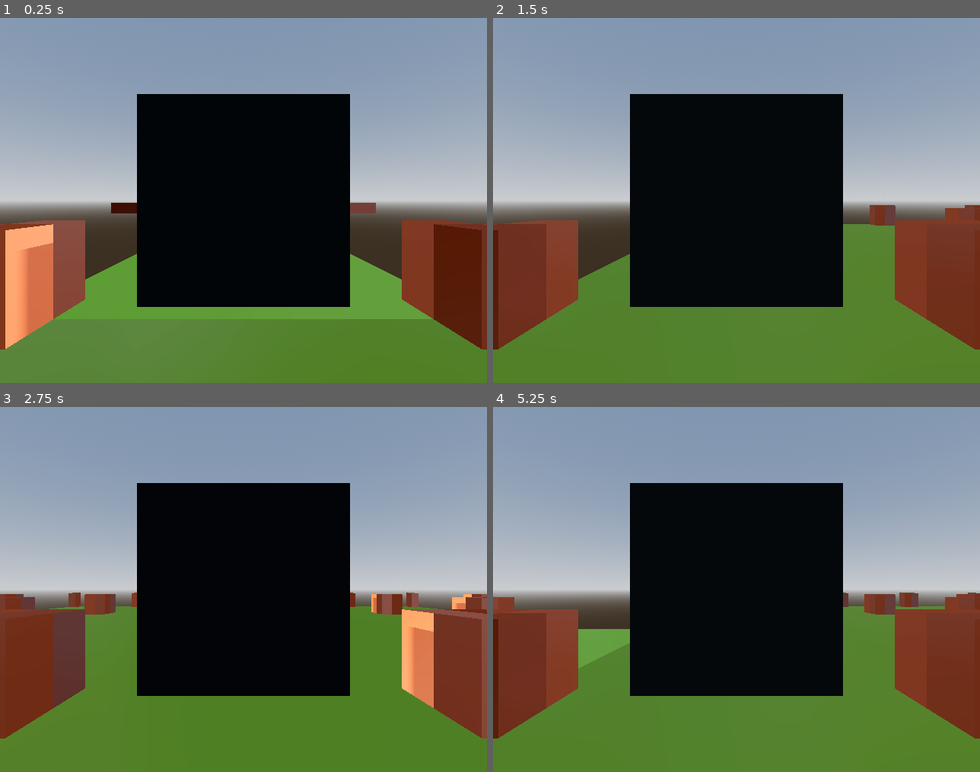
Above: before the commit, frames 1-4 (two rows, left to right).
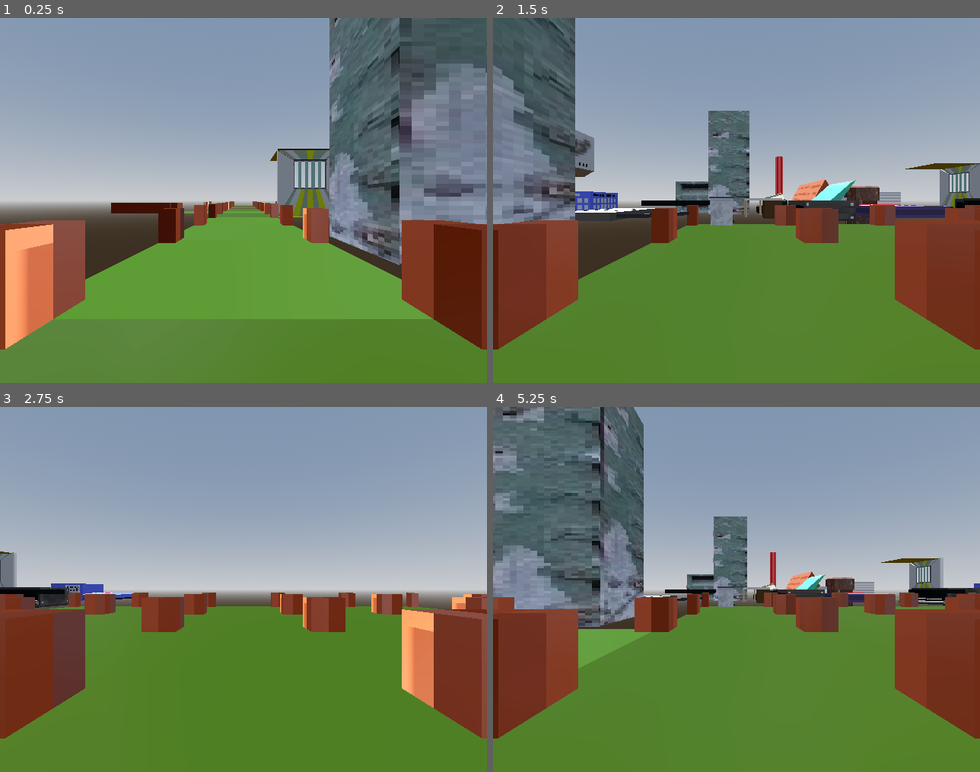
Above: after the commit, the same moments.

Repository: IsaacS2/Movie-the-game-the-jam
Game: Godot game, scene res://scenes/main_level.tscn
Two runs of this game, one before a commit and one after it. Both use one fixed random seed, a clock stepped at 60 frames per second and the inputs below. The engine's default icon, where the game draws it, is replaced by a stand-in: a white triangle on a blue panel in a dark square.
Inputs (mouse positions are in pixels of both pictures, inside the frame that each line leads up to):
- Up to frame 1 (0.25 s): no input
- Up to frame 2 (1.5 s): tap Enter (ui_accept) at 0.5, 0.77, 0.8, 1.07, 1.25 s; move the mouse to (843, 182) at 0.52 s; hold Right (ui_right) 0.53-1.25 s; hold K 0.53-1.25 s; click (843, 182) at 0.67 s; drag from (639, 218) to (712, 273) at 1.27 s
- Up to frame 3 (2.75 s): tap Enter (ui_accept) at 2, 2.3 s; move the mouse to (292, 509) at 2.02 s; hold Right (ui_right) from 2.03 s (still down); hold K from 2.03 s (still down)
- Up to frame 4 (5.25 s): release Right (ui_right) at 2.75 s; release K at 2.75 s; tap Enter (ui_accept) at 2.75, 3.5, 3.6, 3.77, 4.07, 4.25 s; drag from (712, 662) to (590, 534) at 2.77 s; move the mouse to (882, 644) at 3.52 s; hold Left (ui_left) 3.53-4.25 s; drag from (590, 534) to (663, 498) at 4.27 s; move the mouse to (760, 589) at 5.02 s; hold Down (ui_down) from 5.03 s (still down); hold K from 5.03 s (still down); click (760, 589) at 5.17 s

The runs differ from the first frame. In frame 1, 43% of the frame differs, in the area x 28-100%, y 0-80%; in frame 2, 38%; in frame 3, 27%; in frame 4, 43%, in the area x 0-100%, y 0-80%.

Commit message:
Adds basic switch from 2d to 3d gameplay
When the player reaches the tile at the right of the alley, after the long hall, they'll be a prompt to press SPACE to begin hacking. Afterwards, the hacking minigame will be displayed. The player must press any keyboard inputs to begin filling in the passcode to complete the minigame. Afterwards, the minigame will end and the player will return to the main 3d world.

Diff:
--- a/project.godot
+++ b/project.godot
@@ -58,5 +58,6 @@
 
 [rendering]
 
+textures/canvas_textures/default_texture_filter=0
 renderer/rendering_method="gl_compatibility"
 renderer/rendering_method.mobile="gl_compatibility"
--- a/scenes/main_level.tscn
+++ b/scenes/main_level.tscn
@@ -8,6 +8,27 @@
 [ext_resource type="PackedScene" uid="uid://cagyt83b2dyf5" path="res://scenes/hacking_space.tscn" id="4_k5pu3"]
 [ext_resource type="Script" uid="uid://c8u77arlgrtue" path="res://scripts/button.gd" id="5_djt6b"]
 [ext_resource type="PackedScene" uid="uid://cobxg2ygsalwh" path="res://models/ServerDoor.gltf" id="7_u2c82"]
+[ext_resource type="PackedScene" uid="uid://bfs7bfeyw4slp" path="res://models/Keyboard_Model.gltf" id="9_iycfq"]
+[ext_resource type="PackedScene" uid="uid://byie1sjpywlxi" path="res://models/Keycard.gltf" id="10_rcrbw"]
+[ext_resource type="PackedScene" uid="uid://coag1knxd3v74" path="res://models/Keypad.gltf" id="11_c88u2"]
+[ext_resource type="PackedScene" uid="uid://b6ql4bl1258yb" path="res://models/Laser.gltf" id="12_gr2jy"]
+[ext_resource type="PackedScene" uid="uid://5c2e4xc8tfr0" path="res://models/MilkCrate.gltf" id="13_3iae7"]
+[ext_resource type="PackedScene" uid="uid://dhjso6dx3hyj4" path="res://models/Monitor.gltf" id="14_cycrt"]
+[ext_resource type="PackedScene" uid="uid://b136if0dw0uen" path="res://models/NamePlate.gltf" id="15_pfmml"]
+[ext_resource type="PackedScene" uid="uid://dox1e0mtojwpc" path="res://models/OfficePhone.gltf" id="16_7ul7a"]
+[ext_resource type="PackedScene" uid="uid://cjbc24rn886u8" path="res://models/paperStack.gltf" id="17_kxeow"]
+[ext_resource type="PackedScene" uid="uid://dvccg44pmyi2c" path="res://models/pipe_end.gltf" id="18_gwyuf"]
+[ext_resource type="PackedScene" uid="uid://1vi1i2qp5gfy" path="res://models/Printer.gltf" id="19_yl4j0"]
+[ext_resource type="PackedScene" uid="uid://db3me3s7oy81q" path="res://models/Recorder.gltf" id="20_hdbb3"]
+[ext_resource type="PackedScene" uid="uid://do56iecnwq2h6" path="res://models/Server_Box.gltf" id="21_uxuvg"]
+[ext_resource type="PackedScene" uid="uid://drq3bb4kar751" path="res://models/Closed_FilingCab.gltf" id="22_eokwq"]
+[ext_resource type="PackedScene" uid="uid://cya82h0wsf07c" path="res://models/CornerDesk.gltf" id="23_nk5s2"]
+[ext_resource type="PackedScene" uid="uid://hqmby83fkmb7" path="res://models/Desk.gltf" id="24_xgm4f"]
+[ext_resource type="PackedScene" uid="uid://dn1vvoypy6rdg" path="res://models/Fax.gltf" id="25_gvvxt"]
+[ext_resource type="PackedScene" uid="uid://qtfdlcmiyx0h" path="res://models/Filing_Cabinet.gltf" id="26_qdukv"]
+[ext_resource type="PackedScene" uid="uid://ds13wh2e7drv1" path="res://models/Fire_Alarm.gltf" id="27_nstfs"]
+[ext_resource type="PackedScene" uid="uid://bfljt63sb28v" path="res://models/FloppyD.gltf" id="28_urjsn"]
+[ext_resource type="PackedScene" uid="uid://blar2hj37q8fr" path="res://models/Green_Exitsign.gltf" id="29_njqd0"]
 
 [sub_resource type="StandardMaterial3D" id="StandardMaterial3D_yyih8"]
 
@@ -42,14 +63,40 @@
 script = ExtResource("2_bdrgs")
 facility = NodePath("../Facility")
 
+[node name="Control" type="Control" parent="PlayerCamera"]
+layout_mode = 3
+anchors_preset = 0
+
+[node name="Label" type="Label" parent="PlayerCamera/Control"]
+visible = false
+z_index = 100
+layout_mode = 1
+anchors_preset = 8
+anchor_left = 0.5
+anchor_top = 0.5
+anchor_right = 0.5
+anchor_bottom = 0.5
+offset_left = 250.0
+offset_top = 32.0
+offset_right = 419.0
+offset_bottom = 55.0
+grow_horizontal = 2
+grow_vertical = 2
+text = "Press [Space] to Hack!"
+horizontal_alignment = 1
+vertical_alignment = 1
+
 [node name="ScreenMesh" type="MeshInstance3D" parent="PlayerCamera"]
 unique_name_in_owner = true
-transform = Transform3D(1, 0, 0, 0, 1, 0, 0, 0, 1, 0, 0, -1.115)
+transform = Transform3D(1, 0, 0, 0, 1, 0, 0, 0, 1, 0, 0, -0.75)
+visible = false
 material_override = SubResource("StandardMaterial3D_yyih8")
 mesh = SubResource("QuadMesh_yyih8")
 surface_material_override/0 = SubResource("StandardMaterial3D_djt6b")
 
 [node name="Area3D" type="Area3D" parent="PlayerCamera/ScreenMesh"]
+collision_layer = 2
+collision_mask = 2
 
 [node name="CollisionShape3D" type="CollisionShape3D" parent="PlayerCamera/ScreenMesh/Area3D"]
 shape = SubResource("BoxShape3D_yyih8")
@@ -61,23 +108,6 @@
 
 [node name="CollisionShape3D" type="CollisionShape3D" parent="PlayerCamera/PlayerArea"]
 shape = SubResource("BoxShape3D_8ra5a")
-
-[node name="Label" type="Label" parent="PlayerCamera"]
-visible = false
-anchors_preset = 8
-anchor_left = 0.5
-anchor_top = 0.5
-anchor_right = 0.5
-anchor_bottom = 0.5
-offset_left = -84.5
-offset_top = 201.0
-offset_right = 84.5
-offset_bottom = 224.0
-grow_horizontal = 2
-grow_vertical = 2
-text = "Press [Space] to Hack!"
-horizontal_alignment = 1
-vertical_alignment = 1
 
 [node name="WorldEnvironment" type="WorldEnvironment" parent="."]
 environment = SubResource("Environment_yyih8")
@@ -100,14 +130,12 @@
 [node name="ScreenView" type="SubViewport" parent="."]
 transparent_bg = true
 handle_input_locally = false
+render_target_update_mode = 4
 
 [node name="Hack1" type="Control" parent="ScreenView"]
+visible = false
 layout_mode = 3
 anchors_preset = 0
-offset_left = 640.0
-offset_top = -2.0
-offset_right = 640.0
-offset_bottom = -2.0
 
 [node name="HackingTime" type="Label" parent="ScreenView/Hack1"]
 layout_mode = 1
@@ -132,10 +160,10 @@
 anchor_top = 0.5
 anchor_right = 0.5
 anchor_bottom = 0.5
-offset_left = -278.0
-offset_top = -20.5
-offset_right = -148.0
-offset_bottom = 24.5
+offset_left = -184.0
+offset_top = -20.0
+offset_right = -54.0
+offset_bottom = 25.0
 grow_horizontal = 2
 grow_vertical = 2
 theme_override_font_sizes/font_size = 32
@@ -148,16 +176,18 @@
 anchor_top = 0.5
 anchor_right = 0.5
 anchor_bottom = 0.5
-offset_left = -145.0
-offset_top = -20.5
-offset_right = 72.0
-offset_bottom = 24.5
+offset_left = -51.0
+offset_top = -20.0
+offset_right = 166.0
+offset_bottom = 25.0
 grow_horizontal = 2
 grow_vertical = 2
 theme_override_font_sizes/font_size = 32
 script = ExtResource("4_bq26l")
+passcodeString = "Open Sesame!"
 
 [node name="Timer" type="Timer" parent="ScreenView/Hack1/Passcode"]
+one_shot = true
 
 [node name="Phone1" type="Node2D" parent="ScreenView"]
 visible = false
@@ -181,8 +211,78 @@
 text = "Hello"
 script = ExtResource("5_djt6b")
 
-[node name="blockbench_export" parent="." instance=ExtResource("7_u2c82")]
+[node name="Node3D" type="Node3D" parent="."]
+
+[node name="blockbench_export" parent="Node3D" instance=ExtResource("7_u2c82")]
 transform = Transform3D(1, 0, 0, 0, 1, 0, 0, 0, 1, 3, 0, -7)
 
+[node name="blockbench_export2" parent="Node3D" instance=ExtResource("9_iycfq")]
+transform = Transform3D(1, 0, 0, 0, 1, 0, 0, 0, 1, 5.6430073, 0, -1.4159722)
+
+[node name="blockbench_export3" parent="Node3D" instance=ExtResource("10_rcrbw")]
+transform = Transform3D(1, 0, 0, 0, 1, 0, 0, 0, 1, 7.4909873, 0, -0.6475878)
+
+[node name="blockbench_export4" parent="Node3D" instance=ExtResource("11_c88u2")]
+transform = Transform3D(1, 0, 0, 0, 1, 0, 0, 0, 1, 6.8009424, 0, 4.8469524)
+
+[node name="blockbench_export5" parent="Node3D" instance=ExtResource("12_gr2jy")]
+transform = Transform3D(1, 0, 0, 0, 1, 0, 0, 0, 1, 13.020507, 0, 3.1542797)
+
+[node name="blockbench_export6" parent="Node3D" instance=ExtResource("13_3iae7")]
+transform = Transform3D(1, 0, 0, 0, 1, 0, 0, 0, 1, 8.416307, 0, -3.5846982)
+
+[node name="blockbench_export7" parent="Node3D" instance=ExtResource("14_cycrt")]
+transform = Transform3D(1, 0, 0, 0, 1, 0, 0, 0, 1, 5.8933887, -2.3841858e-07, -3.0733914)
+
+[node name="blockbench_export8" parent="Node3D" instance=ExtResource("15_pfmml")]
+transform = Transform3D(1, 0, 0, 0, 1, 0, 0, 0, 1, 14.456679, 0, 5.1642113)
+
+[node name="blockbench_export9" parent="Node3D" instance=ExtResource("16_7ul7a")]
+transform = Transform3D(1, 0, 0, 0, 1, 0, 0, 0, 1, 10.774109, 0, 2.4879518)
+
+[node name="blockbench_export10" parent="Node3D" instance=ExtResource("17_kxeow")]
+transform = Transform3D(1, 0, 0, 0, 1, 0, 0, 0, 1, 11.802955, 0, 7.354936)
+
+[node name="blockbench_export11" parent="Node3D" instance=ExtResource("18_gwyuf")]
+transform = Transform3D(1, 0, 0, 0, 1, 0, 0, 0, 1, 10.627922, 0, 6.0458384)
+
+[node name="blockbench_export12" parent="Node3D" instance=ExtResource("19_yl4j0")]
+transform = Transform3D(1, 0, 0, 0, 1, 0, 0, 0, 1, 8.233907, 0, 9.062393)
+
+[node name="blockbench_export13" parent="Node3D" instance=ExtResource("20_hdbb3")]
+transform = Transform3D(1, 0, 0, 0, 1, 0, 0, 0, 1, 6.1428204, 0, 10.391812)
+
+[node name="blockbench_export14" parent="Node3D" instance=ExtResource("7_u2c82")]
+transform = Transform3D(1, 0, 0, 0, 1, 0, 0, 0, 1, 11.532217, 0, 10.018032)
+
+[node name="blockbench_export15" parent="Node3D" instance=ExtResource("21_uxuvg")]
+transform = Transform3D(1, 0, 0, 0, 1, 0, 0, 0, 1, 8.601219, 0, 12.00832)
+
+[node name="blockbench_export16" parent="Node3D" instance=ExtResource("22_eokwq")]
+transform = Transform3D(1, 0, 0, 0, 1, 0, 0, 0, 1, 5.704066, 0, -1.5858145)
+
+[node name="blockbench_export17" parent="Node3D" instance=ExtResource("23_nk5s2")]
+transform = Transform3D(1, 0, 0, 0, 1, 0, 0, 0, 1, 7.6509247, 0, 1.4802823)
+
+[node name="blockbench_export18" parent="Node3D" instance=ExtResource("24_xgm4f")]
+transform = Transform3D(0.5, 0, 0, 0, 0.5, 0, 0, 0, 0.5, 5.95638, -0.108076334, 0.7002001)
+
+[node name="blockbench_export19" parent="Node3D" instance=ExtResource("25_gvvxt")]
+transform = Transform3D(1, 0, 0, 0, 1, 0, 0, 0, 1, 7.5888796, 0, 3.2442684)
+
+[node name="blockbench_export20" parent="Node3D" instance=ExtResource("26_qdukv")]
+transform = Transform3D(1, 0, 0, 0, 1, 0, 0, 0, 1, 10.351586, 0, 0.7235341)
+
+[node name="blockbench_export21" parent="Node3D" instance=ExtResource("27_nstfs")]
+transform = Transform3D(1, 0, 0, 0, 1, 0, 0, 0, 1, 8.491196, 0, 5.470257)
+
+[node name="blockbench_export22" parent="Node3D" instance=ExtResource("28_urjsn")]
+transform = Transform3D(1, 0, 0, 0, 1, 0, 0, 0, 1, 6.7325106, 0, 6.959258)
+
+[node name="blockbench_export23" parent="Node3D" instance=ExtResource("29_njqd0")]
+transform = Transform3D(1, 0, 0, 0, 1, 0, 0, 0, 1, 10.468711, 0, 4.9221106)
+
+[connection signal="area_entered" from="PlayerCamera/PlayerArea" to="PlayerCamera" method="_on_player_area_area_entered"]
+[connection signal="area_exited" from="PlayerCamera/PlayerArea" to="PlayerCamera" method="_on_player_area_area_exited"]
 [connection signal="timeout" from="ScreenView/Hack1/Passcode/Timer" to="ScreenView/Hack1/Passcode" method="_on_timer_timeout"]
 [connection signal="pressed" from="ScreenView/Control/Button" to="ScreenView/Control/Button" method="_on_pressed"]
--- a/scripts/hacking_space.gd
+++ b/scripts/hacking_space.gd
@@ -6,4 +6,4 @@
 
 
 func _start_hack() -> void:
-	if (hackable): hackable._activate(true)
+	if (hackable and hackable != null): hackable._activate(true)
--- a/scripts/passcode.gd
+++ b/scripts/passcode.gd
@@ -14,25 +14,28 @@
 		playerNode = playerList[0]
 
 
-func _process(_delta: float) -> void:
-	if (isActive):
-		if (Input.is_key_pressed(KEY_K) and currentStringCount < passcodeString.length()):
+func _input(event: InputEvent) -> void:
+	if (event is InputEventKey and isActive):
+		if (currentStringCount < passcodeString.length()):
 			currentStringCount += 1
+			print("key process")
 			text = passcodeString.substr(0, currentStringCount)
 
 			if (text.length() >= passcodeString.length()):
 				timer.start(0.5)
 
-
 func _activate(setActive : bool) -> void:
 	isActive = setActive
 	if (isActive):
+		print("activating")
 		text = ""
+		print(get_parent())
 		get_parent().visible = true
 		playerNode.immobile = true
 	else:
 		get_parent().visible = false
-		playerNode.immobile = false
+		playerNode._return_movement()
+		get_parent().queue_free()
 
 
 func _on_timer_timeout() -> void:
--- a/scripts/player_camera.gd
+++ b/scripts/player_camera.gd
@@ -4,8 +4,9 @@
 
 enum FACING {EAST, NORTH, WEST, SOUTH}
 
+@onready var screenMesh: MeshInstance3D = %ScreenMesh
 @onready var playerArea: Area3D = $PlayerArea
-@onready var label: Label = $Label
+@onready var label: Label = $Control/Label
 @export var facility : GridMap
 var hackArea : HackingSpace
 var cameraHeight : Vector3
@@ -27,7 +28,11 @@
 func _process(_delta: float) -> void:
 	if (!immobile):
 		if (canHack):
-			hackArea._start_hack()
+			if (Input.is_action_just_pressed("ui_accept")):
+				if (hackArea):
+					hackArea._start_hack()
+					screenMesh.visible = true
+					label.visible = false
 
 		movingInput = int(Input.is_action_just_pressed("ui_down")) - int(Input.is_action_just_pressed("ui_up"))
 		turningDirection = int(Input.is_action_just_pressed("ui_left")) - int(Input.is_action_just_pressed("ui_right"))
@@ -58,8 +63,9 @@
 		turningDirection = 0
 
 
-func _physics_process(delta: float) -> void:
+func _physics_process(_delta: float) -> void:
 	if (checkArea):
+		print("checking")
 		_check_for_areas()
 
 
@@ -83,9 +89,13 @@
 
 
 func _check_for_areas() -> void:
+	checkArea = false
+
 	if (playerArea.has_overlapping_areas()):
 		var area = playerArea.get_overlapping_areas()[0]
+		print("psace checked")
 		if (area is HackingSpace):
+			print("psace entered")
 			hackArea = area
 			canHack = true
 			label.visible = true
@@ -93,3 +103,20 @@
 
 	canHack = false
 	label.visible = false
+
+
+func _return_movement() -> void:
+	print("inisivre")
+	screenMesh.visible = false
+	immobile = false
+	label.visible = false
+	if (hackArea): hackArea.queue_free()
+
+
+func _on_player_area_area_entered(area: Area3D) -> void:
+	_check_for_areas()
+
+
+func _on_player_area_area_exited(area: Area3D) -> void:
+	pass
+	#_check_for_areas()
Not shown, changed: UI/2D/Dialogue box.png.import
Not shown: 1 places in scenes/main_level.tscn that only renumber resources
